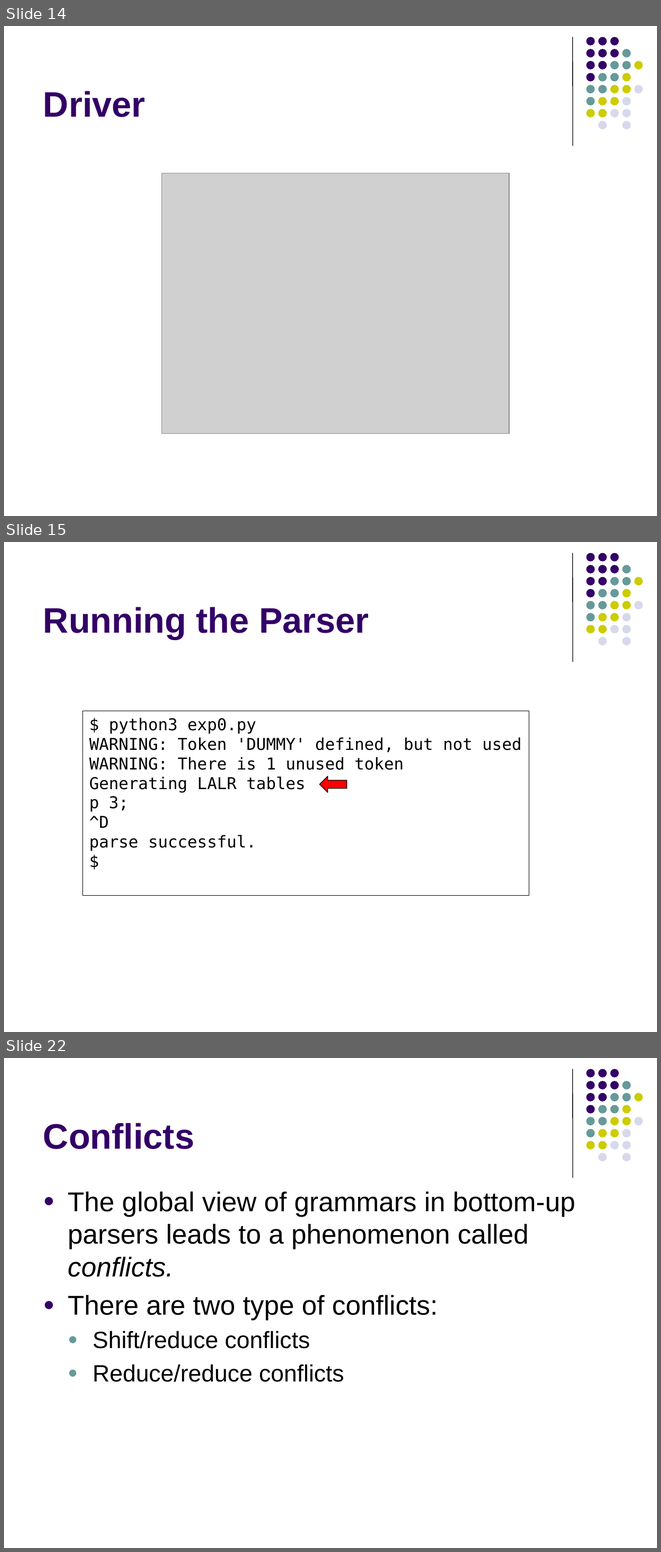
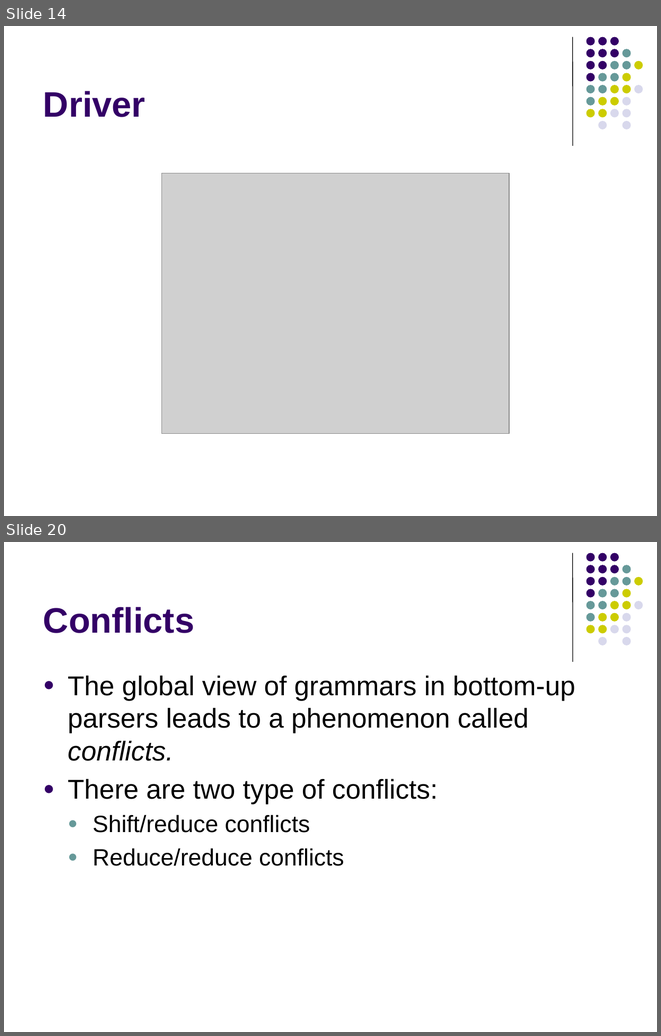
Before and after one commit to lutzhamel/CSC402, a slide deck: notes/csc402-ln021.pptx. Shown one above the other, each under a label of ours: slides 14, 15 and 22 before the commit, slides 14 and 20 after it; the slides between them are not shown. The pictures are 661x1552 and 661x1036 pixels, drawn with LibreOffice and Linux fonts; fonts in the diff are those of the drawing; grey boxes stand for pictures. Boxes give left, top, right and bottom in pixels: in the first picture for what was removed or moved away, otherwise in the second. Text is boxed around its words. In the diff, an @@ line names an element or a change of style, - is before the commit and + after.

```diff
--- a/notes/csc402-ln021.pptx
+++ b/notes/csc402-ln021.pptx
@@ slide 15 removed at [4,542,657,1032], background #FFFFFF; not listed: 32 template elements that a slide beside it also shows @@
@@ title removed at [43,607,369,639] @@
-Running the Parser
@@ rectangle removed at [83,711,530,896] @@
-$ python3 exp0.py
-WARNING: Token 'DUMMY' defined, but not used
-WARNING: There is 1 unused token
-Generating LALR tables
-p 3;
-^D
-parse successful.
-$
@@ left arrow removed at [319,776,347,792] @@
@@ what was slide 22 is now slide 20 @@
```
Also in this commit, not shown: 5 slides changed, 3 slides added, 4 other slides removed, 1 other file.
